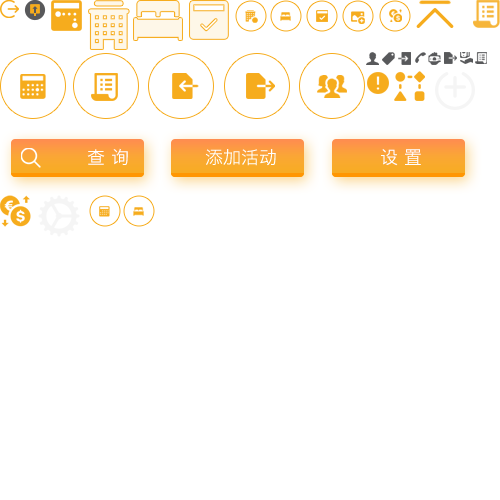
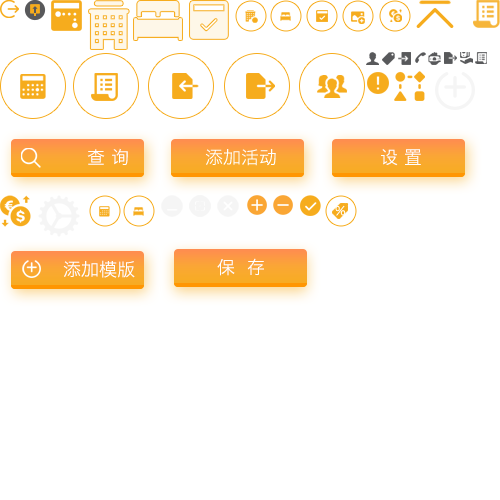
Revision of a layered 500 x 500 image; what changed, layer by layer:
added layer "21*21" above "32*32" over [300, 195, 321, 216]
added layer "32*32" (1st of 4) above "161*66" over [325, 195, 357, 227]
added layer "161*66" (3rd of 5) above "161*66" over [162, 242, 319, 304]
added layer "161*66" (4th of 5) above "20*20" over [2, 243, 159, 305]
added layer "20*20" (1st of 2) above "20*20" over [273, 195, 293, 215]
added layer "20*20" (2nd of 2) above "图层 50 副本 5" over [247, 195, 267, 215]
added layer "图层 50 副本 5" above "图层 50 副本 4" over [189, 195, 211, 217]
added layer "图层 50 副本 4" above "图层 12" over [189, 195, 211, 217]
added layer "图层 12" above "22*22" over [217, 195, 239, 217]
added layer "22*22" (1st of 3) above "32*32" over [161, 195, 183, 217]
